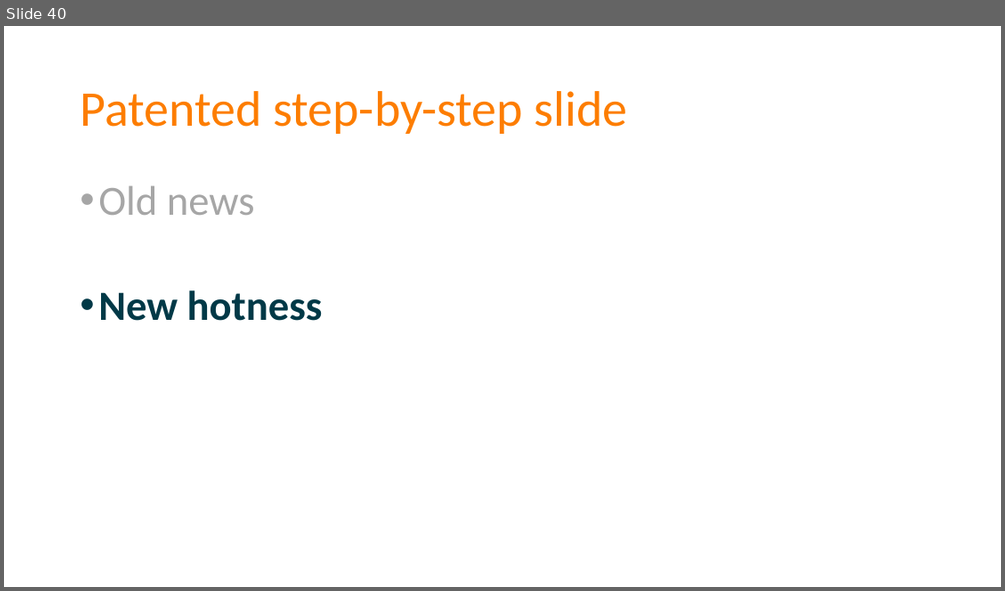
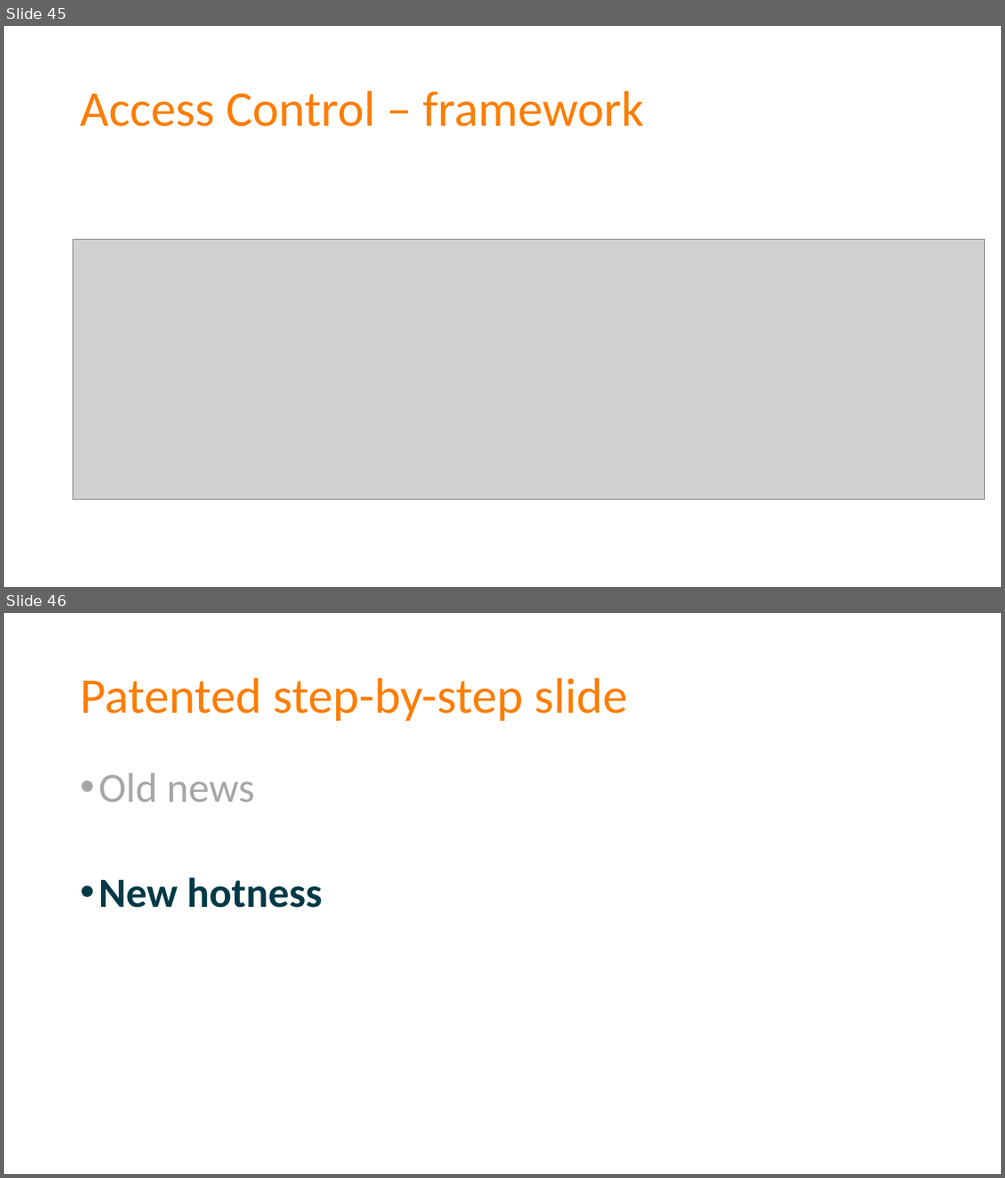
Before and after one commit to spetryjohnson/Talk---Dont-Write-Secure-Code-Design-Secure-Systems, a slide deck: Secure Systems - CodeMash 2017.pptx. Shown one above the other, each under a label of ours: slide 40 before the commit, slides 45 and 46 after it. The pictures are 1005x591 and 1005x1178 pixels, drawn with LibreOffice and Linux fonts; fonts in the diff are those of the drawing; grey boxes stand for pictures. Boxes give left, top, right and bottom in pixels: in the first picture for what was removed or moved away, otherwise in the second. Text is boxed around its words. In the diff, an @@ line names an element or a change of style, - is before the commit and + after.

Commit message:
Started Access Control narrative and PPT

```diff
--- a/Secure Systems - CodeMash 2017.pptx
+++ b/Secure Systems - CodeMash 2017.pptx
@@ slide 45 added at [4, 26, 1001, 587], background #FFFFFF @@
@@ title added at [80, 91, 643, 127], 48 pt, text #FD7D00 @@
+Access Control – framework
@@ picture added at [73, 239, 985, 499] @@
@@ what was slide 40 is now slide 46 @@
```
Also in this commit, not shown: 3 slides changed, 3 other slides added, 1 other file.
